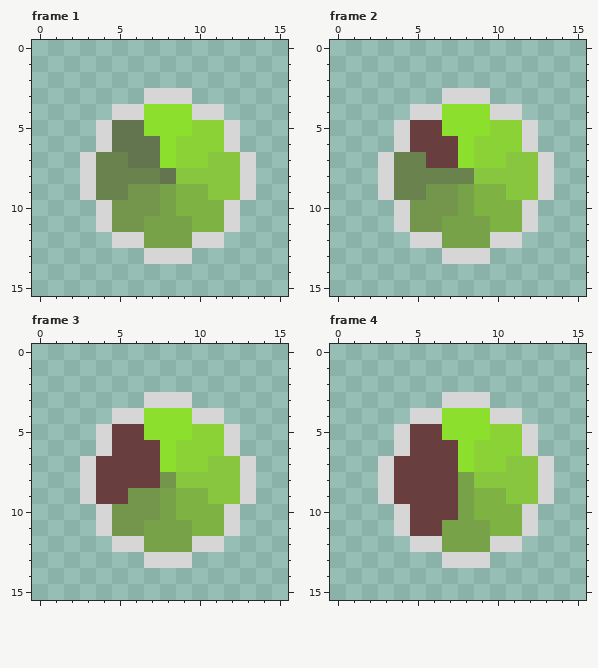
Two states of a pixel-art file, Assets/Sprites/Durabilitybar/spr_durabilitybar.ase. Above is the file before it was changed.
16x16 pixels, 8 frames. Colours within 5 levels of each other are drawn and written as one. Shown: frame 1, frame 2, frame 3, frame 4. The commit also changed other frames, which this record leaves out.
And afterwards:
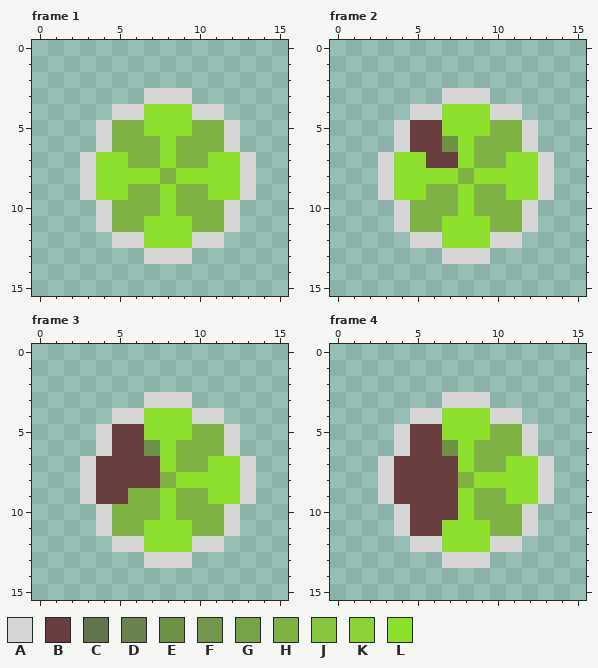
Palette (. is transparent): A #d6d6d6  B #693e3e  C #63754e  D #6a824d  E #6e9245  F #74964c  G #78a247  H #7eb242  J #88c640  K #8ad236  L #8cdf2d
Change:
Changed rows in their new state; - is an unchanged pixel.
Frame 1:
first column x 4:
 5 -HH---HH-
 6 -HHH-HHH-
 7 LLHH-HHLL
 8 LLLLHLLLL
 9 LLHHL--LL
10 -HHHL----
11 -HHLLL---
12 ---LLL---
Frame 2:
first column x 4:
 5 ------HH-
 6 ---E-HHH-
 7 LL---HHLL
 8 LLLLHLLLL
 9 LLHHL--LL
10 -HHHL----
11 -HHLLL---
12 ---LLL---
Frame 3:
first column x 5:
 5 -----HH-
 6 --E-HHH-
 7 ----HHLL
 8 ---HLLLL
 9 -HHL--LL
10 HHHL----
11 HHLLL---
12 --LLL---
Frame 4:
first column x 7:
 5 ---HH-
 6 E-HHH-
 7 --HHLL
 8 -HLLLL
 9 -L--LL
10 -L----
11 LLL---
12 LLL---
Where, in picture pixels (left, top, right, bottom), the same in both pictures:
changed: (96, 120, 240, 248)
changed: (394, 120, 538, 248)
changed: (112, 424, 240, 552)
changed: (442, 424, 538, 552)
